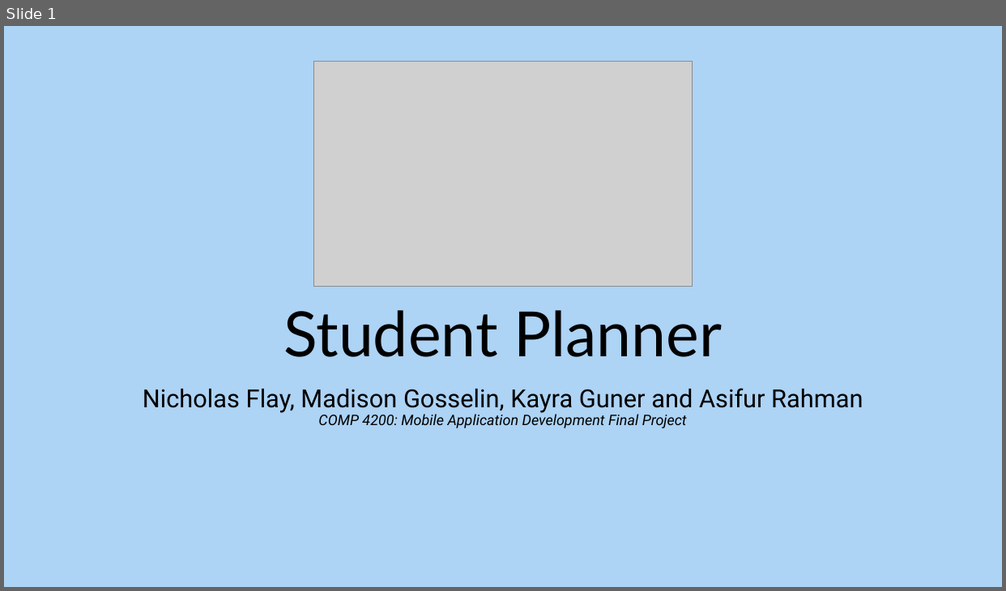
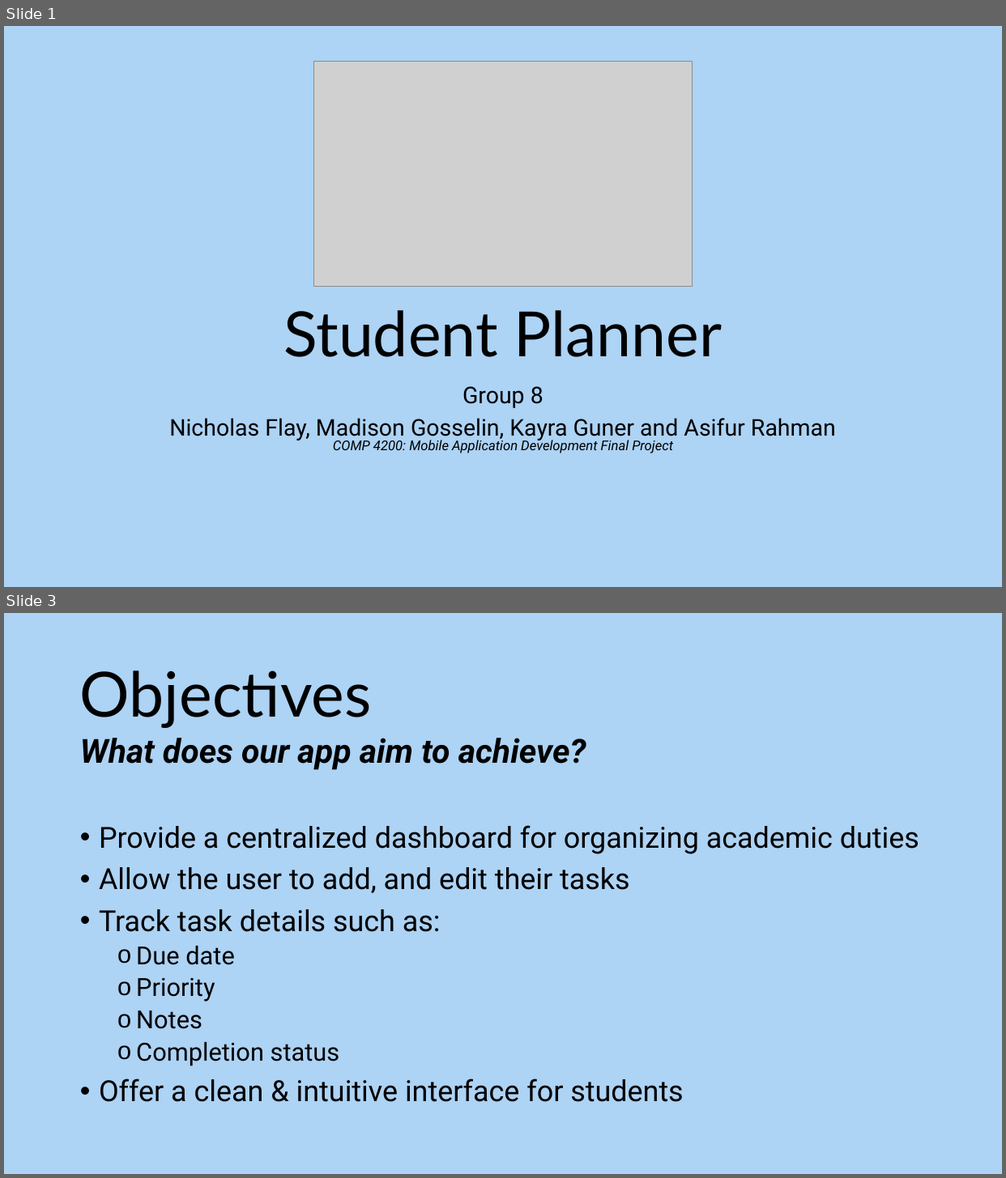
Before and after one commit to MadisonGosselin/COMP4200_StudentPlanner, a slide deck: COMP4200_FinalPresentation.pptx. Shown one above the other, each under a label of ours: slide 1 before the commit, slides 1 and 3 after it; the slides between them are not shown. The pictures are 1006x591 and 1006x1178 pixels, drawn with LibreOffice and Linux fonts; fonts in the diff are those of the drawing; grey boxes stand for pictures. Boxes give left, top, right and bottom in pixels: in the first picture for what was removed or moved away, otherwise in the second. Text is boxed around its words. In the diff, an @@ line names an element or a change of style, - is before the commit and + after.

Commit message:
Add files via upload
Slide text and images added as per requirements.

```diff
--- a/COMP4200_FinalPresentation.pptx
+++ b/COMP4200_FinalPresentation.pptx
@@ slide 3 added at [4,613,1002,1174], background #ADD3F5 @@
@@ title added at [80,671,372,728], 60 pt, text #000000 @@
+Objectives
@@ text added at [80,738,919,1102], 28 pt, text #000000 @@
+What does our app aim to achieve?
+• Provide a centralized dashboard for organizing academic duties
+• Allow the user to add, and edit their tasks
+• Track task details such as:
+  o Due date
+  o Priority
+  o Notes
+  o Completion status
+• Offer a clean & intuitive interface for students
@@ slide 1 changed as well @@
@@ subtitle at [462,386,543,408]: paragraph added @@
+Group 8
@@ subtitle at [169,418,836,454]: size 24 to 22.2 pt in "Nicholas Flay, Madison Gosselin, Kayra Guner and ..."; size 14 to 12.9 pt in "COMP 4200: Mobile Application Development Final Project"; line spacing 0.9 to 0.8 @@
```
Also in this commit, not shown: 8 other slides added, 5 slides removed.
